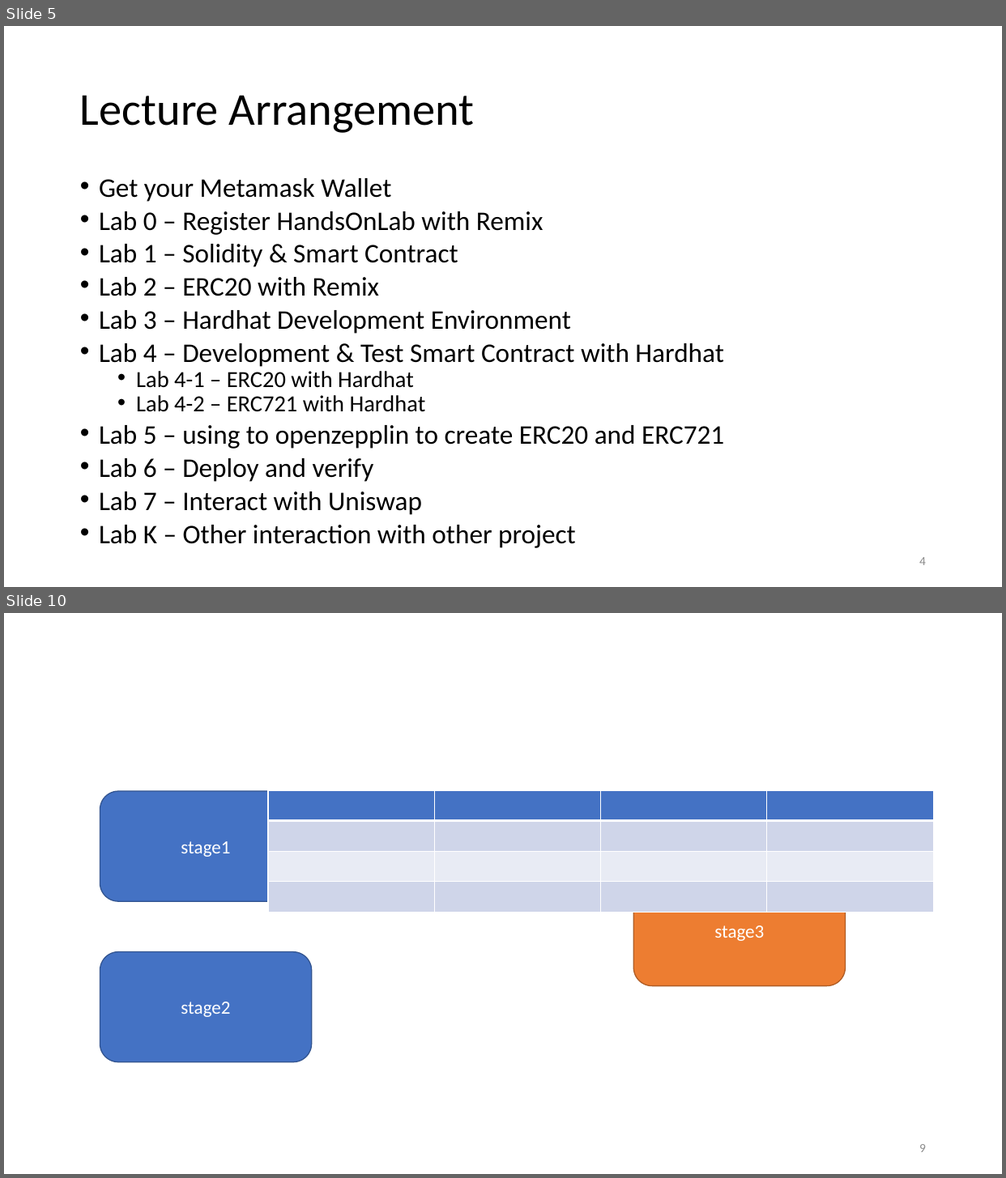
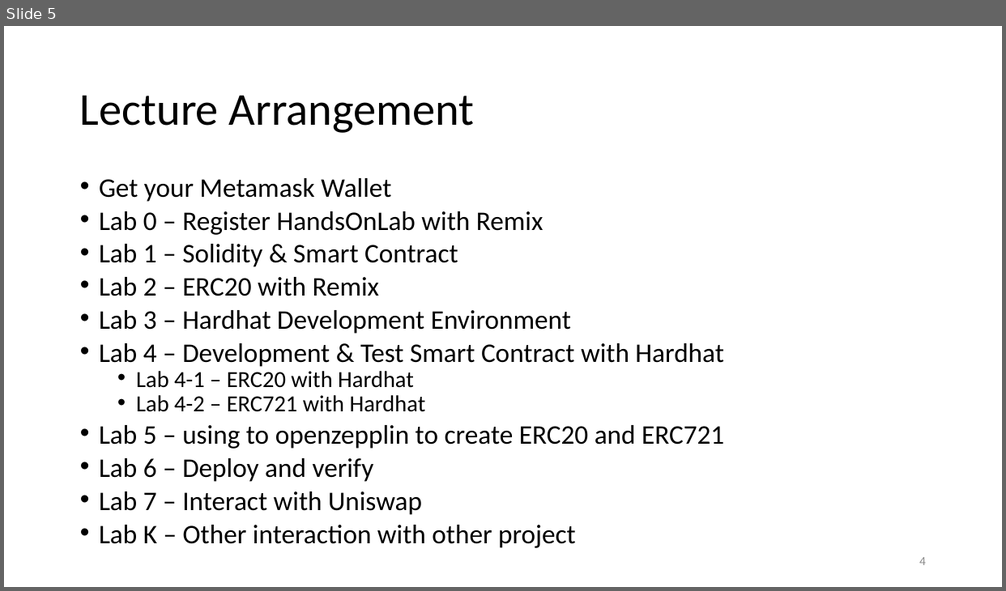
Before and after one commit to 0xGear/HandsOnLab, a slide deck: HandsOnLab.pptx. Shown one above the other, each under a label of ours: slides 5 and 10 before the commit, slide 5 after it; the slides between them are not shown. The pictures are 1006x1178 and 1006x591 pixels, drawn with LibreOffice and Linux fonts; fonts in the diff are those of the drawing. Boxes give left, top, right and bottom in pixels: in the first picture for what was removed or moved away, otherwise in the second. Text is boxed around its words. In the diff, an @@ line names an element or a change of style, - is before the commit and + after.

```diff
--- a/HandsOnLab.pptx
+++ b/HandsOnLab.pptx
@@ slide 10 removed at <box>4,613,1002,1174</box>, background #FFFFFF @@
@@ rounded rectangle removed at <box>100,791,312,901</box> @@
-stage1
@@ table removed at <box>268,790,933,912</box>, 4 rows, 4 columns @@
- |  |  | 
- |  |  | 
- |  |  | 
- |  |  | 
@@ rounded rectangle removed at <box>633,875,846,986</box> @@
-stage3
@@ rounded rectangle removed at <box>100,952,312,1063</box> @@
-stage2
@@ page number removed at <box>919,1144,926,1152</box> @@
-9
```
Also in this commit, not shown: 4 other slides removed, 2 other files.
